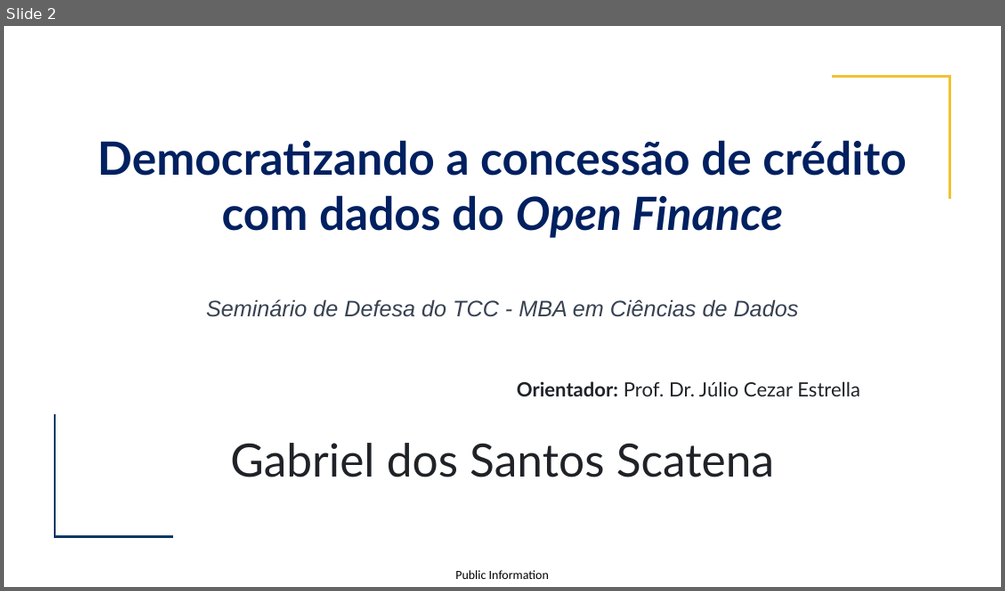
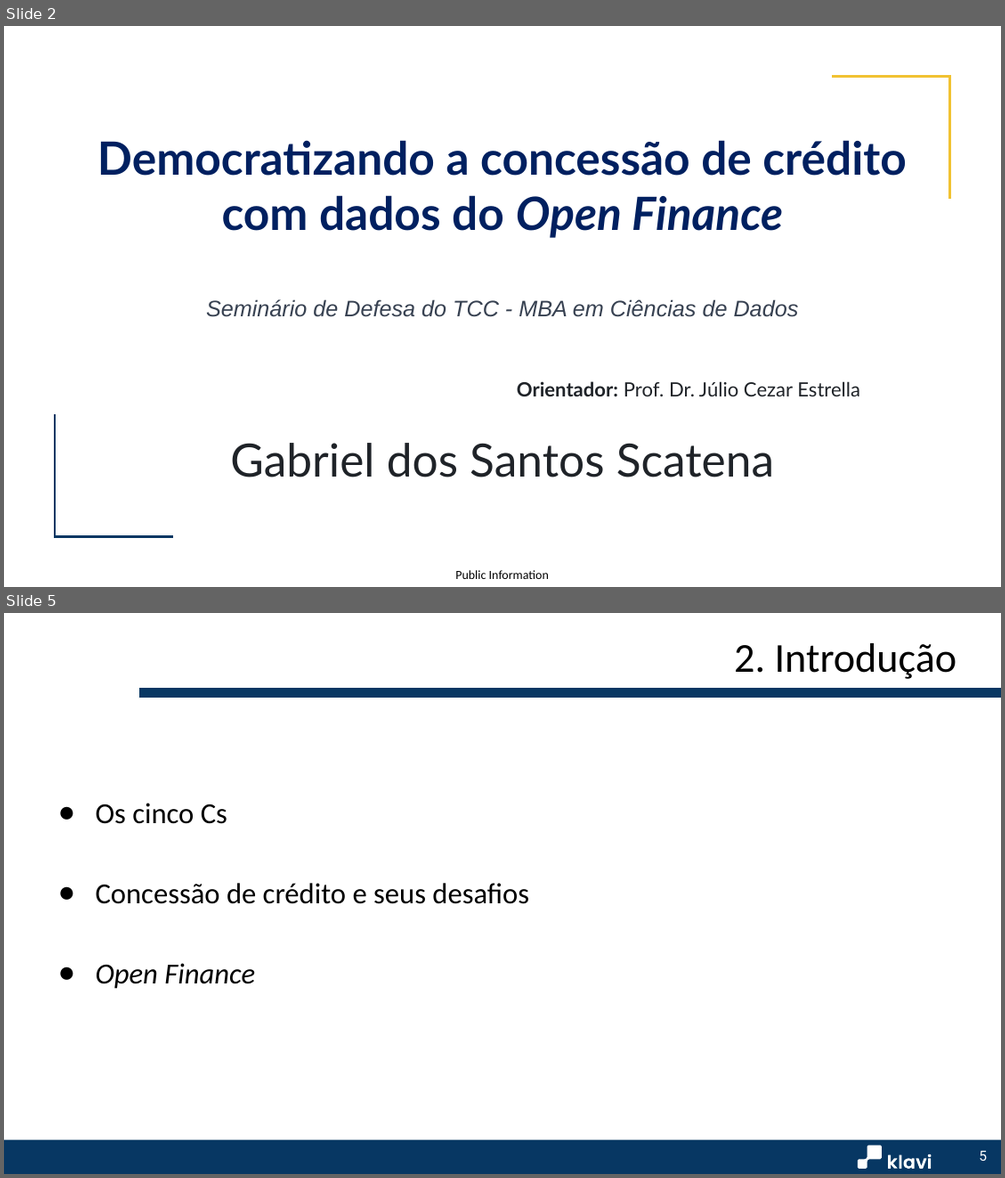
Before and after one commit to gabrielscatena/TCC_MBA_USP_2024, a slide deck: TemplateTCC_GabrielScatena.pptx. Shown one above the other, each under a label of ours: slide 2 before the commit, slides 2 and 5 after it; the slides between them are not shown. The pictures are 1005x591 and 1005x1178 pixels, drawn with LibreOffice and Linux fonts; fonts in the diff are those of the drawing; background and template pictures are left out. Boxes give left, top, right and bottom in pixels: in the first picture for what was removed or moved away, otherwise in the second. Text is boxed around its words. In the diff, an @@ line names an element or a change of style, - is before the commit and + after.

```diff
--- a/TemplateTCC_GabrielScatena.pptx
+++ b/TemplateTCC_GabrielScatena.pptx
@@ slide 5 added at (4,613,1001,1174), background #FFFFFF @@
@@ title added at (734,643,957,679), 39.6 pt, text #000000 @@
+2. Introdução
@@ rectangle added at (138,688,1001,698), fill #073763, outline #FFFFFF 0.75 pt @@
@@ text added at (96,803,529,989), 28 pt, text #000000 @@
+● Os cinco Cs
+● Concessão de crédito e seus desafios
+● Open Finance
@@ rectangle added at (4,1140,1001,1174), fill #073763 @@
@@ group added at (858,1144,931,1168): 6 freeform shapes, 1 ellipse @@
@@ page number added at (979,1151,987,1160), 13.3 pt, text #FFFFFF @@
+5
```
Also in this commit, not shown: 20 other slides added, 3 slides removed.
